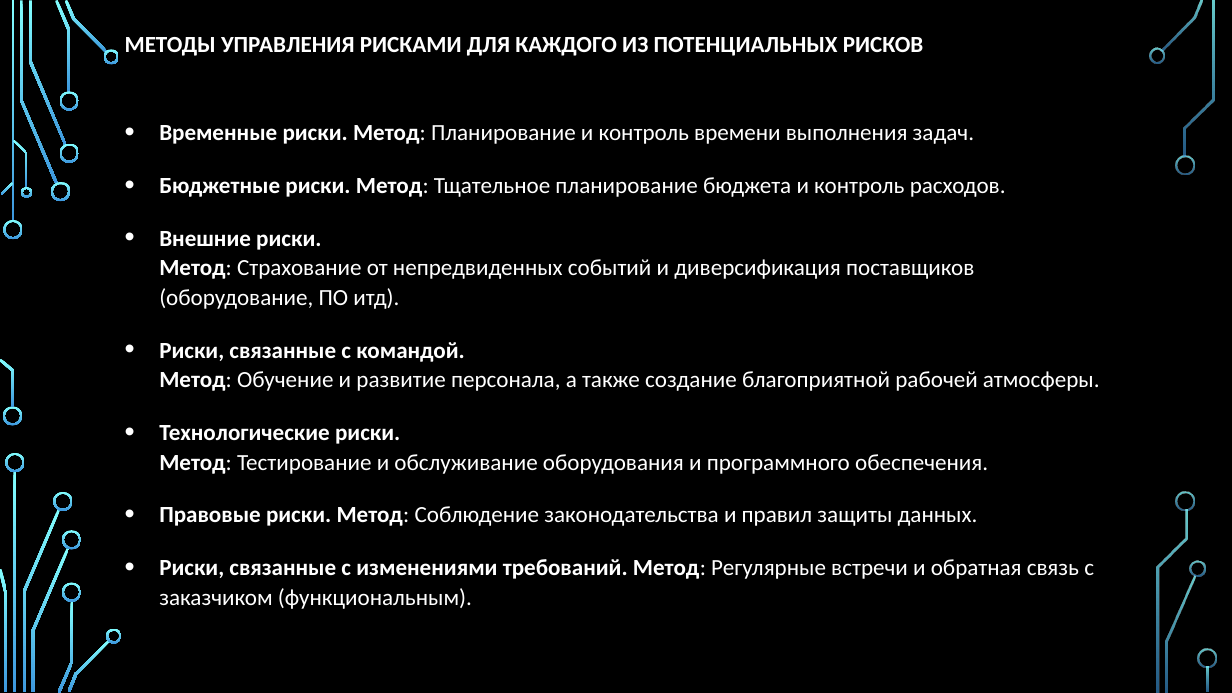
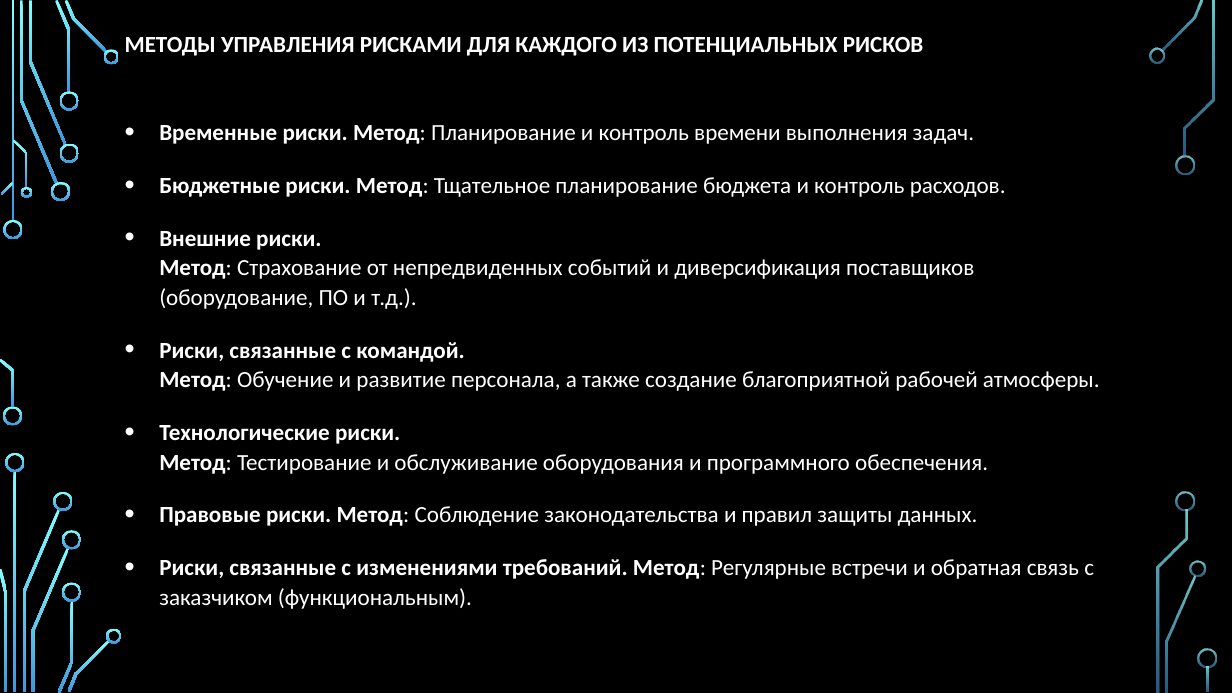
Before and after one commit to sMasteR19/-project_work_yakushev, a slide deck: slide 11 of Презентация по проектной работе.pptx (slide 9 before the commit). Drawn at 1232x693 pixels with LibreOffice and Linux fonts; fonts in the diff are those of the drawing; background and template pictures are left out. Boxes give left, top, right and bottom in pixels: in the first picture for what was removed or moved away, otherwise in the second. Text is boxed around its words. In the diff, an @@ line names an element or a change of style, - is before the commit and + after.

```diff
--- a/Презентация по проектной работе.pptx
+++ b/Презентация по проектной работе.pptx
@@ text at (159,231,974,309): text changed @@
-• Внешние риски. Метод: Страхование от непредвиденных событий и диверсификация поставщиков (оборудование, ПО итд).
+• Внешние риски. Метод: Страхование от непредвиденных событий и диверсификация поставщиков (оборудование, ПО и т.д.).
```
Also in this commit, not shown: 1 other slide changed, 2 slides added.
